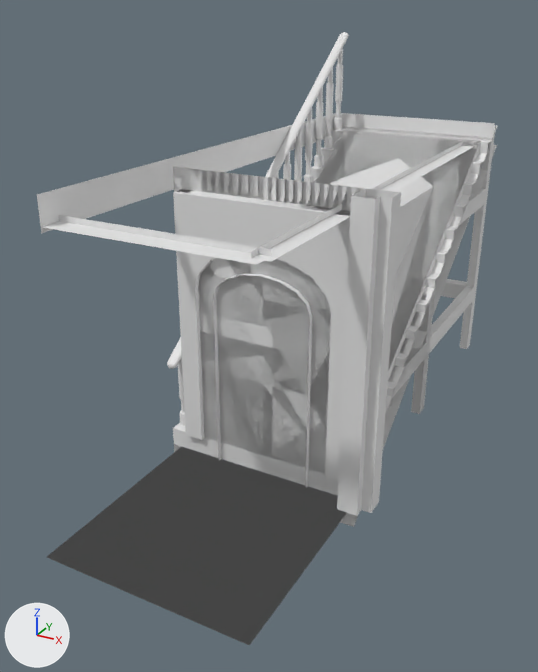
Before and after pictures for a commit that changed the FBX model Assets/Content/3Dmodels/Interiors/RevenueHouse/Attic/3Dmodel_Interior_RevenueHouse_Attic.fbx.
Before and after are seen from a camera (50 mm lens) standing at (2.11, -5.53, 4.28) and looking at (-1.26, 0.59, 1.22). Arrows for +X, +Y and +Z are at lower left; the lights stay in place. The first picture is the older version. Where no turn or scale is listed for an object, it has been applied to the vertices.

Objects in the first picture: 'Interior_RevenueHouse_Attic_CeilingAngleType1', 'Interior_RevenueHouse_Attic_CeilingAngleType4', 'Interior_RevenueHouse_Attic_CeilingAngleWindow', 'Interior_RevenueHouse_Attic_CeilingFlat', 'Interior_RevenueHouse_Attic_Floor', 'Interior_RevenueHouse_Attic_Stairs', 'Interior_RevenueHouse_Attic_WallCorner', 'Interior_RevenueHouse_Attic_WallDoor', 'Interior_RevenueHouse_Attic_WallType1', 'Interior_RevenueHouse_Attic_WallType1Half', 'Interior_RevenueHouse_Attic_WallType2', 'Interior_RevenueHouse_Attic_WallType3' and 2 more.
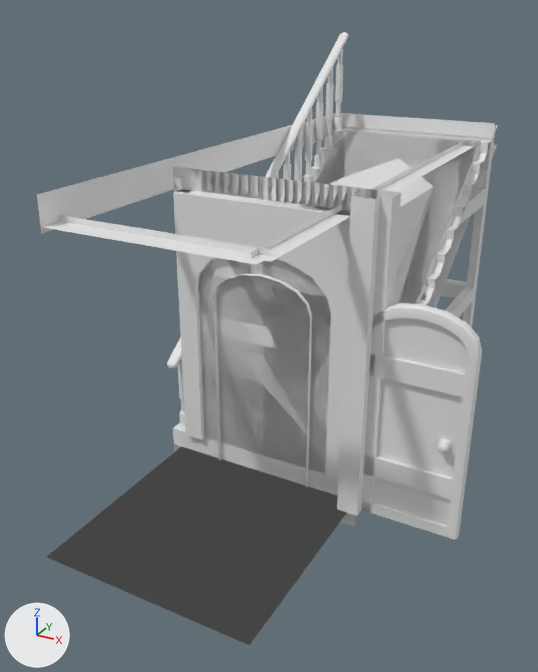
What changed in the scene script:
```text
Add me_interior_revenuehouse_attic_door:
    me_interior_revenuehouse_attic_door.from_pydata(...)  # 372 vertices, 363 faces; spans x 0.0..1.0, y -0.15..0.05, z 0.0..2.1
Add ob_interior_revenuehouse_attic_door:
    ob_interior_revenuehouse_attic_door = bpy.data.objects.new('Interior_RevenueHouse_Attic_Door', me_interior_revenuehouse_attic_door)
    ob_interior_revenuehouse_attic_door.location = (0.0, 0.0, 0.0)
```

Location of each change, [x1, y1, x2, y2] in pixels of the pictures (538 x 672 px):
'Interior_RevenueHouse_Attic_Door', added
    after: [361, 303, 482, 540]
